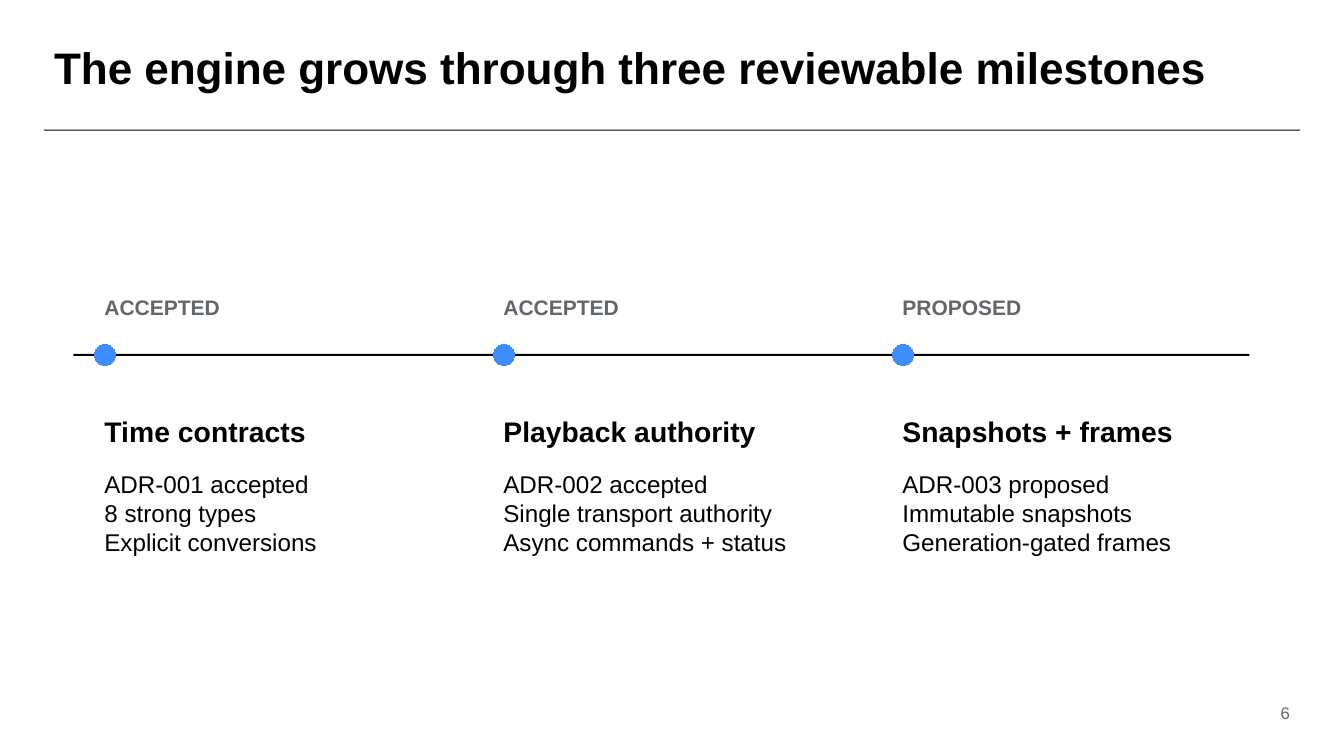
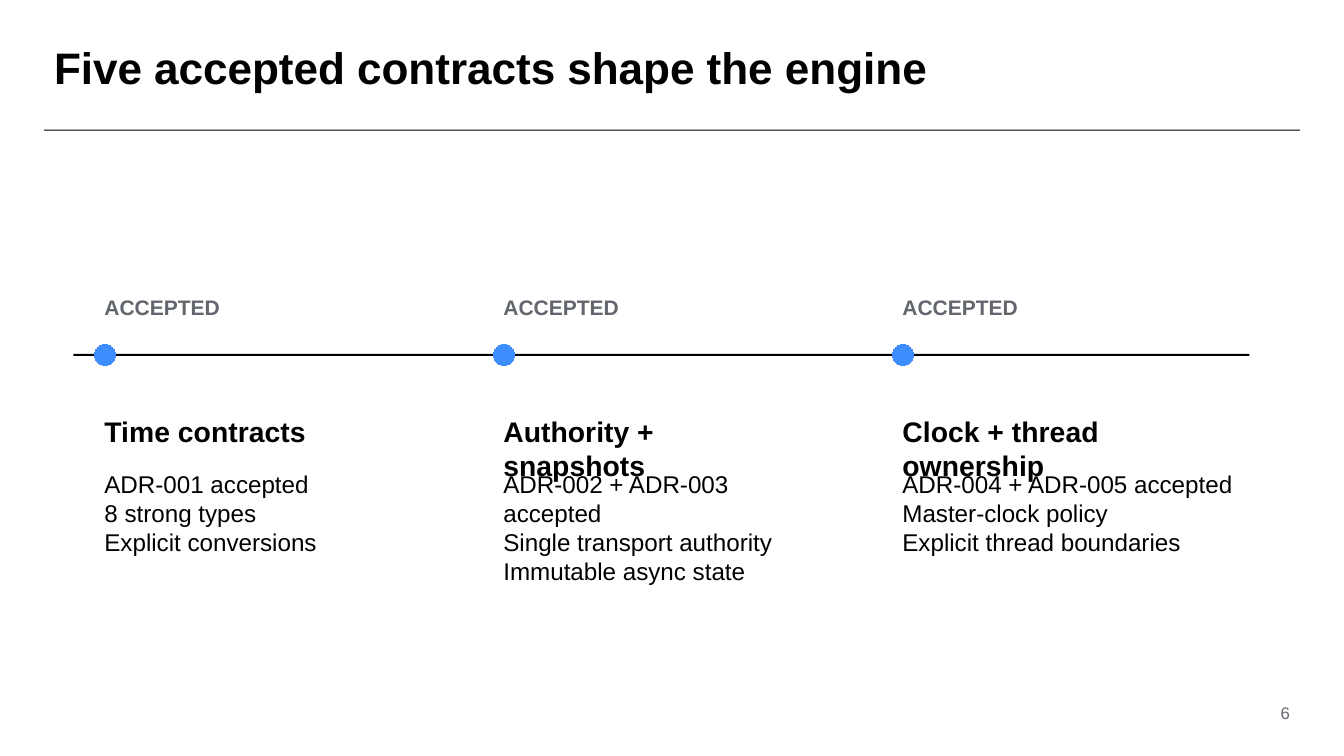
Before and after one commit to alberthsu-cl/qt-Samples, a slide deck: slide 6 of MiniEditorCoexistence/docs/Timeline-Playback-Engine-Learning.pptx. Drawn at 1344x756 pixels with LibreOffice and Linux fonts; fonts in the diff are those of the drawing. Boxes give left, top, right and bottom in pixels: in the first picture for what was removed or moved away, otherwise in the second. Text is boxed around its words. In the diff, an @@ line names an element or a change of style, - is before the commit and + after.

```diff
--- a/MiniEditorCoexistence/docs/Timeline-Playback-Engine-Learning.pptx
+++ b/MiniEditorCoexistence/docs/Timeline-Playback-Engine-Learning.pptx
@@ text at (54,52,927,93): text changed @@
-The engine grows through three reviewable milestones
+Five accepted contracts shape the engine
@@ text at (902,300,1017,315): text changed @@
-PROPOSED
+ACCEPTED
@@ text at (503,421,645,482): text changed @@
-Playback authority
+Authority + snapshots
@@ text at (902,421,1099,482): text changed @@
-Snapshots + frames
+Clock + thread ownership
@@ text at (503,473,728,527): text changed @@
-ADR-002 accepted
+ADR-002 + ADR-003 accepted
@@ text at (902,473,1232,556): text changed @@
-ADR-003 proposed
-Immutable snapshots
-Generation-gated frames
+ADR-004 + ADR-005 accepted
+Master-clock policy
+Explicit thread boundaries
@@ text at (503,562,745,585): text changed @@
-Async commands + status
+Immutable async state
```
Also in this commit, not shown: 1 other slide changed.
